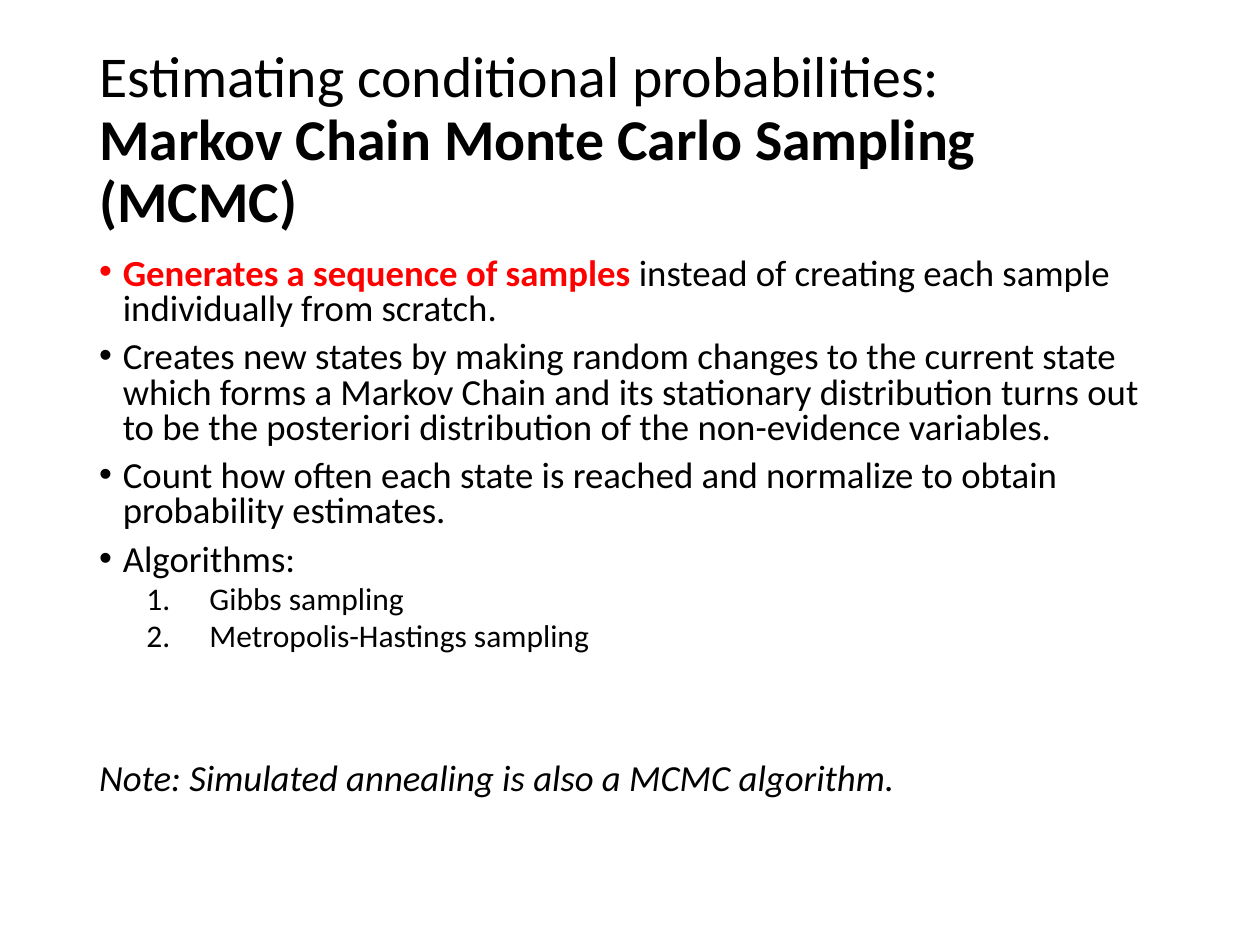
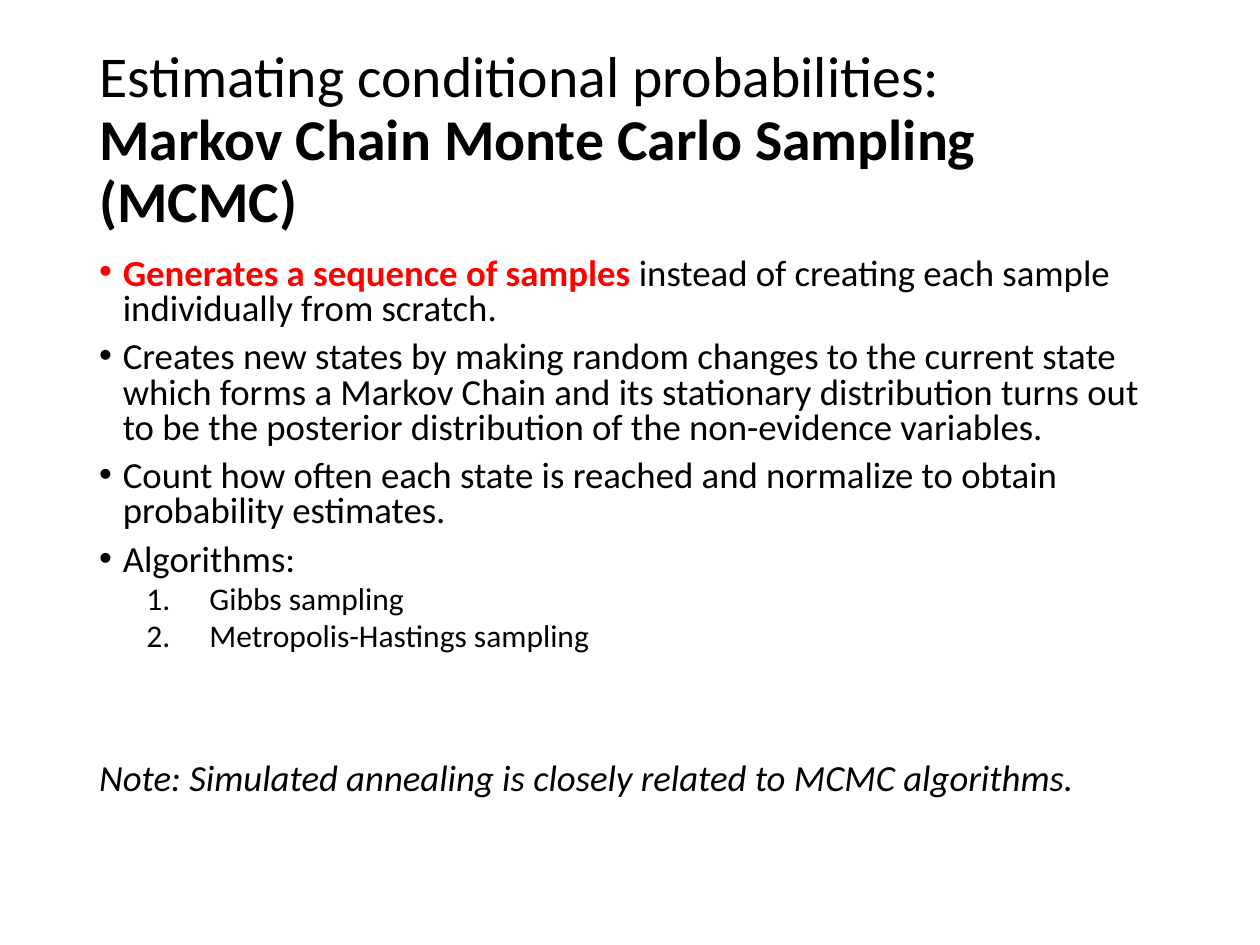
Before and after one commit to mhahsler/CS7320-AI, a slide deck: slide 37 of slides/13_bayes_nets.pptx. Drawn at 1260x945 pixels with LibreOffice and Linux fonts; fonts in the diff are those of the drawing. Boxes give left, top, right and bottom in pixels: in the first picture for what was removed or moved away, otherwise in the second. Text is boxed around its words. In the diff, an @@ line names an element or a change of style, - is before the commit and + after.

```diff
--- a/slides/13_bayes_nets.pptx
+++ b/slides/13_bayes_nets.pptx
@@ text at (123, 343, 1138, 446): text changed @@
-• Creates new states by making random changes to the current state which forms a Markov Chain and its stationary distribution turns out to be the posteriori distribution of the non-evidence variables.
+• Creates new states by making random changes to the current state which forms a Markov Chain and its stationary distribution turns out to be the posterior distribution of the non-evidence variables.
@@ text at (99, 765, 1073, 798): text changed @@
-Note: Simulated annealing is also a MCMC algorithm.
+Note: Simulated annealing is closely related to MCMC algorithms.
```
Also in this commit, not shown: 4 other slides changed, 3 other files.
